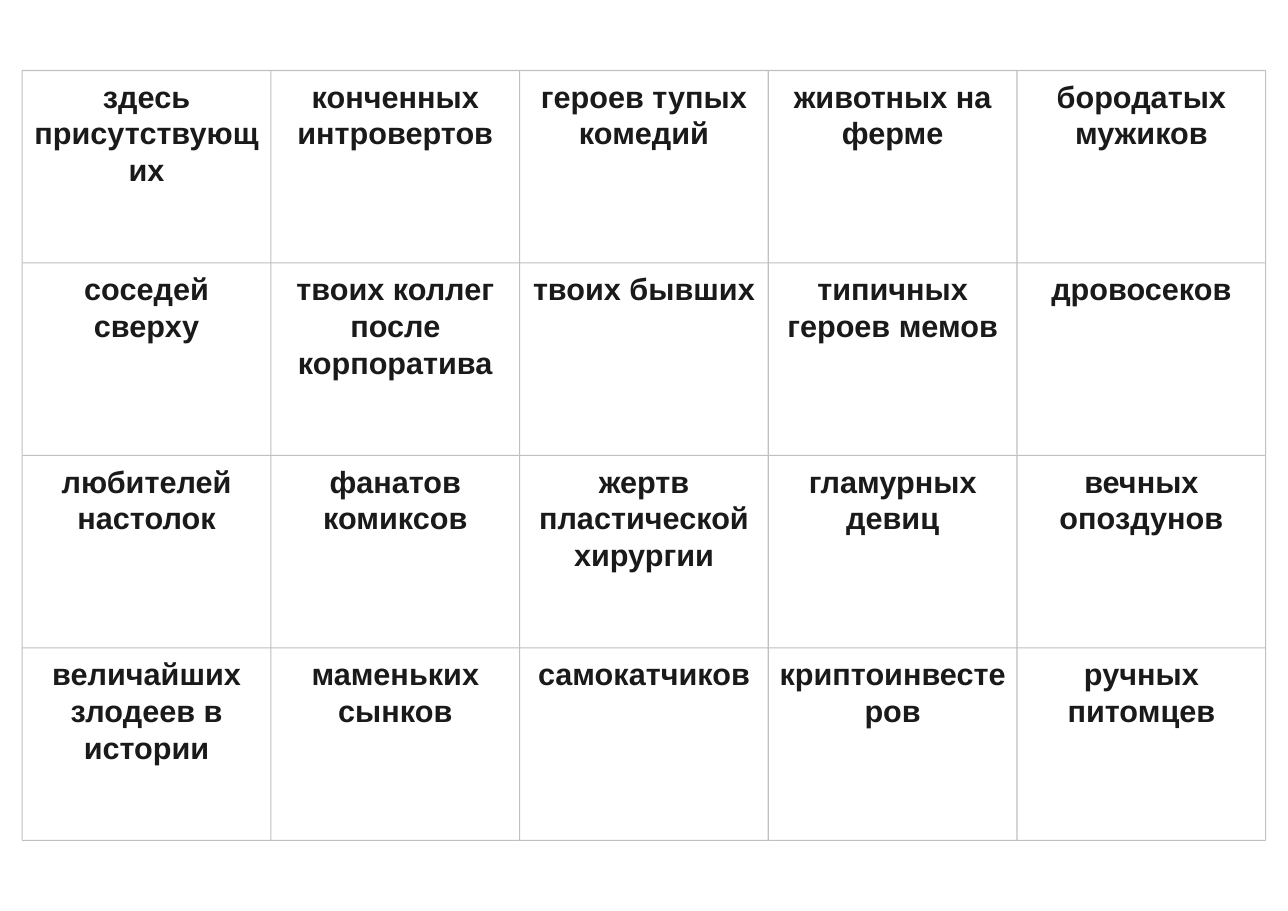
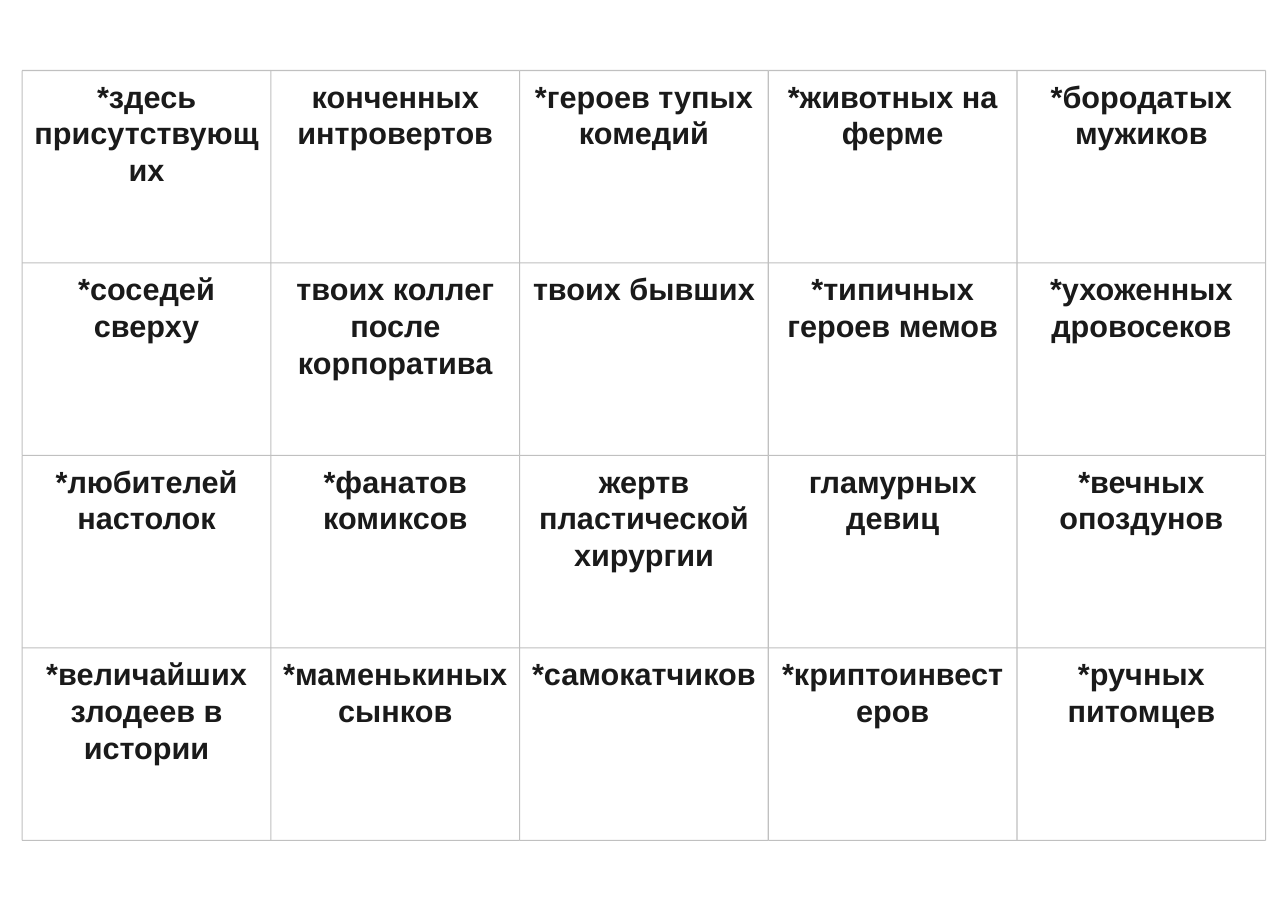
Before and after one commit to Tanion37/svet-moy-zerkalce, a slide deck: slide 2 of output/svet-moy-zerkalce-cards.pptx. Drawn at 1288x911 pixels with LibreOffice and Linux fonts; fonts in the diff are those of the drawing. Boxes give left, top, right and bottom in pixels: in the first picture for what was removed or moved away, otherwise in the second. Text is boxed around its words. In the diff, an @@ line names an element or a change of style, - is before the commit and + after.

```diff
--- a/output/svet-moy-zerkalce-cards.pptx
+++ b/output/svet-moy-zerkalce-cards.pptx
@@ text at <box>97,87,196,113</box>: text changed @@
-здесь присутствующих
+*здесь присутствующих
@@ text at <box>535,87,752,150</box>: text changed @@
-героев тупых комедий
+*героев тупых комедий
@@ text at <box>788,87,998,150</box>: text changed @@
-животных на ферме
+*животных на ферме
@@ text at <box>1051,85,1232,150</box>: text changed @@
-бородатых мужиков
+*бородатых мужиков
@@ text at <box>78,277,215,343</box>: text changed @@
-соседей сверху
+*соседей сверху
@@ text at <box>787,279,998,343</box>: text changed @@
-типичных героев мемов
+*типичных героев мемов
@@ text at <box>1050,279,1232,343</box>: text changed @@
-дровосеков
+*ухоженных дровосеков
@@ text at <box>56,470,238,530</box>: text changed @@
-любителей настолок
+*любителей настолок
@@ text at <box>323,470,467,530</box>: text changed @@
-фанатов комиксов
+*фанатов комиксов
@@ text at <box>1059,472,1223,535</box>: text changed @@
-вечных опоздунов
+*вечных опоздунов
@@ text at <box>769,648,1018,841</box>: text changed @@
-криптоинвестеров
+*криптоинвестеров
@@ text at <box>46,662,247,764</box>: text changed @@
-величайших злодеев в истории
+*величайших злодеев в истории
@@ text at <box>283,664,507,723</box>: text changed @@
-маменьких сынков
+*маменькиных сынков
@@ text at <box>532,664,756,686</box>: text changed @@
-самокатчиков
+*самокатчиков
@@ text at <box>1068,664,1216,728</box>: text changed @@
-ручных питомцев
+*ручных питомцев
```
Also in this commit, not shown: 1 other slide changed, 2 slides added, 6 other files.
